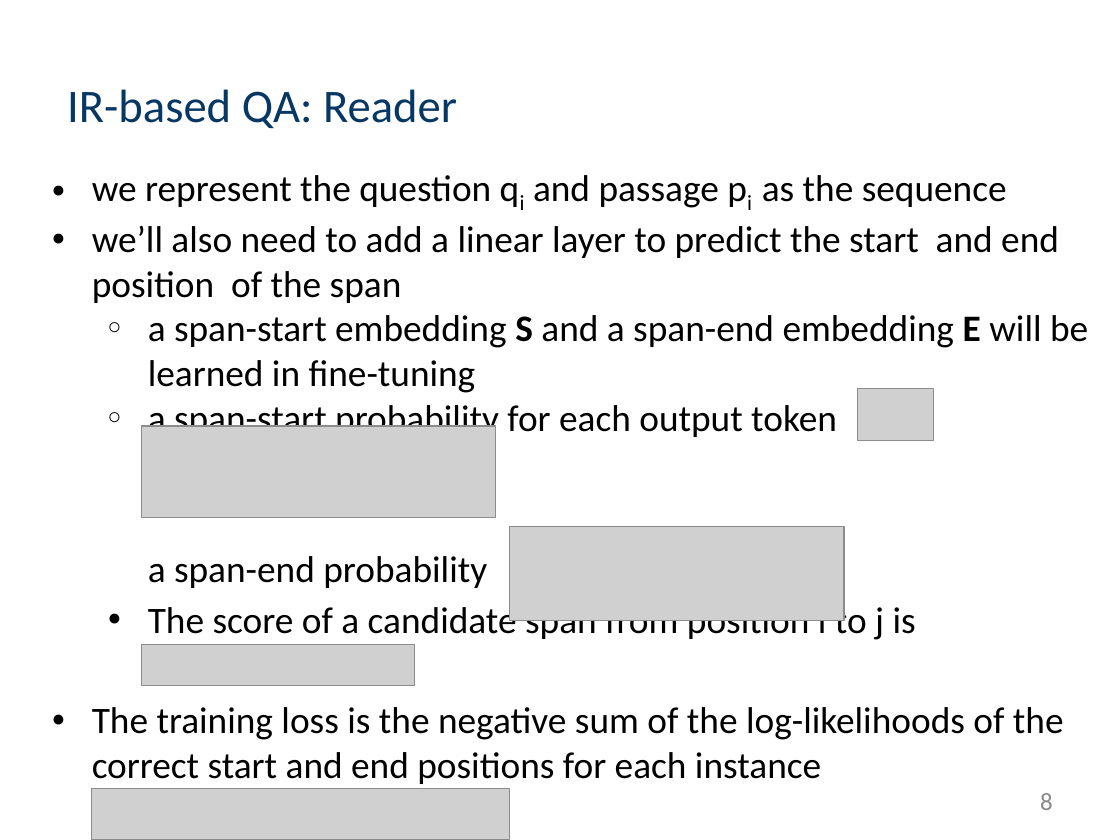
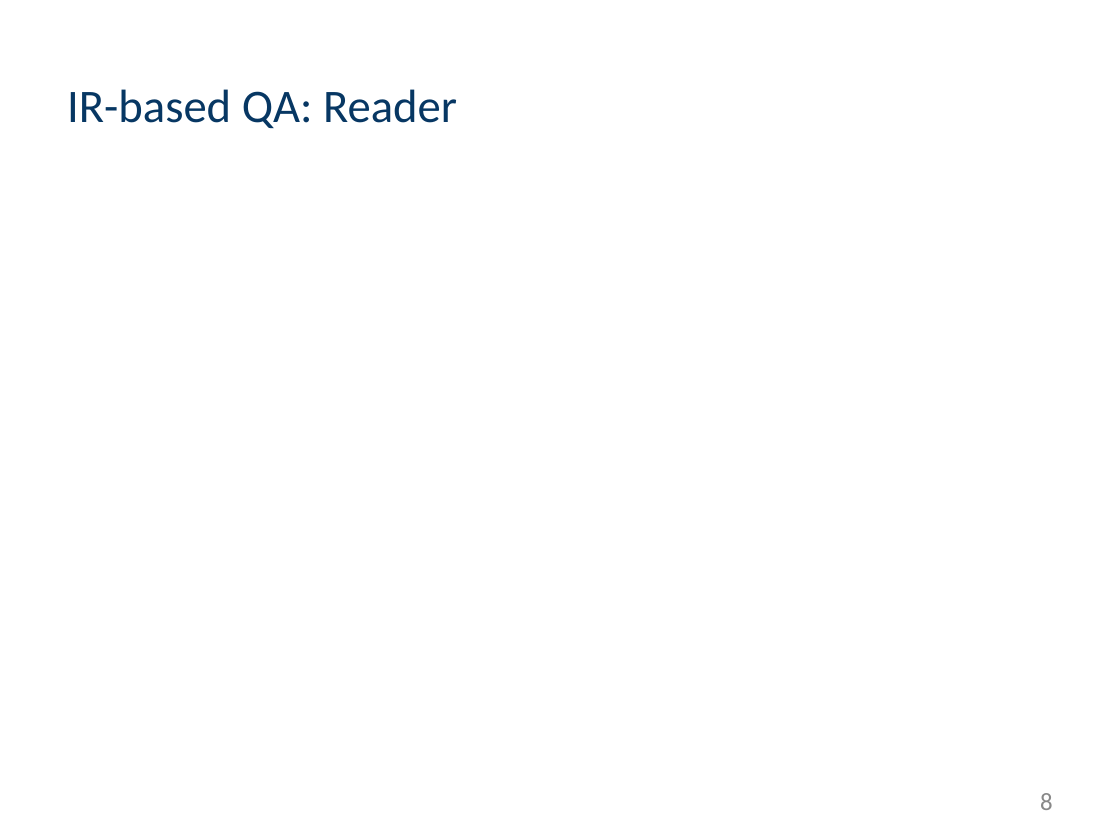
Before and after one commit to muyun/dev.nllp, a slide deck: slide 8 of docs/question-answering-draft-1015.pptx. Drawn at 1120x840 pixels with LibreOffice and Linux fonts; fonts in the diff are those of the drawing; grey boxes stand for pictures. Boxes give left, top, right and bottom in pixels: in the first picture for what was removed or moved away, otherwise in the second. Text is boxed around its words. In the diff, an @@ line names an element or a change of style, - is before the commit and + after.

```diff
--- a/docs/question-answering-draft-1015.pptx
+++ b/docs/question-answering-draft-1015.pptx
@@ text removed at [92, 175, 1088, 784] @@
-● we represent the question qi and passage pi as the sequence
-● we’ll also need to add a linear layer to predict the start and end position of the span
-  ○ a span-start embedding S and a span-end embedding E will be learned in fine-tuning
-  ○ a span-start probability for each output token
-a span-end probability
-● The score of a candidate span from position i to j is
-● The training loss is the negative sum of the log-likelihoods of the correct start and end positions for each instance
@@ picture removed at [858, 389, 934, 441] @@
@@ picture removed at [142, 426, 496, 516] @@
@@ picture removed at [510, 526, 844, 620] @@
@@ picture removed at [142, 645, 414, 685] @@
@@ picture removed at [92, 788, 511, 840] @@
```
Also in this commit, not shown: 3 other slides changed.
